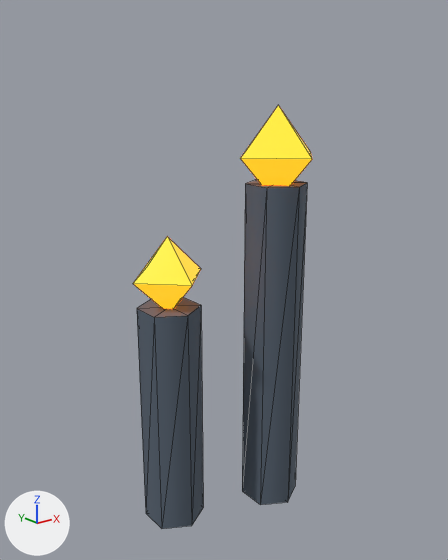
Renders of the glTF model public/assets/models/environment/graveyard/candle_cluster.glb from each side of a commit.
The view is the same before and after, from a 50 mm camera at (-0.482, -0.611, 0.562) aimed at (0.006, -0.002, 0.318). The lights are fixed; the arrows at lower left show +X, +Y and +Z. The first picture is the older version. Mesh edges are drawn as thin lines. Where no turn or scale is listed for an object, it has been applied to the vertices. Vertices at exactly the same position are counted once.
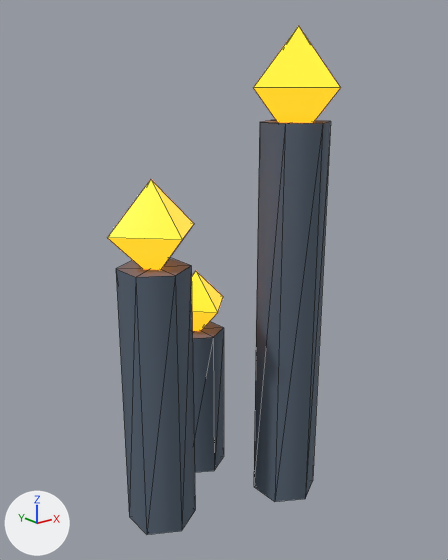
Boxes [x1, y1, x2, y2] around the edits, measured in the pictures (448 x 560 px):
'Mesh_2', moved, rescaled (18% wider, 17% taller): before [242, 180, 307, 505]; after [254, 120, 331, 502]
'Mesh_0', moved, rescaled (19% wider, 19% taller): before [137, 297, 203, 529]; after [116, 258, 195, 534]
'Mesh_3', recoloured, surface changed, reshaped, moved (22% wider, 20% taller): before [240, 105, 312, 186]; after [253, 26, 341, 123]
'Mesh_1', recoloured, surface changed, moved, rescaled (28% wider, 23% taller): before [133, 236, 201, 309]; after [107, 180, 194, 270]
'Mesh_4', added: after [193, 322, 224, 472]
'Mesh_5', added: after [192, 271, 223, 331]

Edits to the bpy script that builds the scene:
```text
Change mat_material_0:
    mat_material_0.base_color: (0.0931, 0.122, 0.162) -> (0.0931, 0.127, 0.175)  # greyish blue #566270 -> greyish blue #566474
    mat_material_0.roughness: 0.85 -> 0.82
Change mat_material_1:
    mat_material_1.base_color: (1.0, 0.402, 0.0331) -> (1.0, 0.423, 0.0331)  # orange #ffaa33 -> orange #ffae33
    mat_material_1.roughness: 0.3 -> 0.25
    mat_material_1.emission_strength: 2.0 -> 2.2
Change me_mesh_0:
    remove me_mesh_0.from_pydata(...)  # 16 vertices, 24 faces; spans x -0.035..0.035, y -0.04..0.04, z -0.15..0.15
    add me_mesh_0.from_pydata(...)  # 16 vertices, 24 faces; spans x -0.039..0.039, y -0.045..0.045, z -0.175..0.175
    me_mesh_0 part 1: the whole mesh is scaled about its middle by (1.13, 1.13, 1.17)
Change me_mesh_1:
    remove me_mesh_1.from_pydata(...)  # 6 vertices, 8 faces; spans x -0.05..0.05, y -0.05..0.05, z -0.05..0.05
    add me_mesh_1.from_pydata(...)  # 6 vertices, 8 faces; spans x -0.06..0.06, y -0.06..0.06, z -0.06..0.06
    me_mesh_1 part 2: the whole mesh is scaled about its middle by 1.2
Change me_mesh_2:
    remove me_mesh_2.from_pydata(...)  # 16 vertices, 24 faces; spans x -0.035..0.035, y -0.04..0.04, z -0.225..0.225
    add me_mesh_2.from_pydata(...)  # 16 vertices, 24 faces; spans x -0.039..0.039, y -0.045..0.045, z -0.26..0.26
    me_mesh_2 part 3: the whole mesh is scaled about its middle by (1.13, 1.13, 1.16)
Change me_mesh_3:
    remove me_mesh_3.from_pydata(...)  # 6 vertices, 8 faces; spans x -0.06..0.06, y -0.06..0.06, z -0.06..0.06
    add me_mesh_3.from_pydata(...)  # 6 vertices, 8 faces; spans x -0.07..0.07, y -0.07..0.07, z -0.07..0.07
    me_mesh_3 part 4
    me_mesh_3.vertices[0].co: (0.0, 0.0, 0.06) -> (0.0, 0.0, 0.07)  # pixel (278, 104) -> pixel (298, 25)
    me_mesh_3.vertices[1].co: (0.0, -0.06, 0.0) -> (0.0, -0.07, 0.0)  # pixel (312, 159) -> pixel (340, 87)
    me_mesh_3.vertices[2].co: (0.06, 0.0, 0.0) -> (0.07, 0.0, 0.0)  # pixel (310, 152) -> not seen
    me_mesh_3.vertices[3].co: (0.0, 0.0, -0.06) -> (0.0, 0.0, -0.07)
    me_mesh_3.vertices[4].co: (0.0, 0.06, 0.0) -> (0.0, 0.07, 0.0)  # pixel (245, 151) -> not seen
    me_mesh_3.vertices[5].co: (-0.06, 0.0, 0.0) -> (-0.07, 0.0, 0.0)  # pixel (240, 158) -> pixel (253, 87)
Add me_mesh_4:
    me_mesh_4.from_pydata([(0.0, -0.04, 0.11), (0.035, -0.02, 0.11), (0.035, 0.02, 0.11), (0.0, 0.04, 0.11), (-0.035, 0.02, 0.11), (-0.035, -0.02, 0.11), (0.0, -0.04, 0.11), (0.0, -0.04, -0.11), (0.035, -0.02, -0.11), (0.035, 0.02, -0.11), (0.0, 0.04, -0.11), (-0.035, 0.02, -0.11), (-0.035, -0.02, -0.11), (0.0, -0.04, -0.11), (0.0, 0.0, 0.11), (0.0, 0.0, -0.11)], [], [(0, 7, 1), (7, 8, 1), (1, 8, 2), (8, 9, 2), (2, 9, 3), (9, 10, 3), (3, 10, 4), (10, 11, 4), (4, 11, 5), (11, 12, 5), (5, 12, 6), (12, 13, 6), (0, 1, 14), (1, 2, 14), (2, 3, 14), (3, 4, 14), (4, 5, 14), (5, 6, 14), (8, 7, 15), (9, 8, 15), (10, 9, 15), (11, 10, 15), (12, 11, 15), (13, 12, 15)])
    me_mesh_4.materials.append(mat_material_0)  # greyish blue #566474
Change ob_mesh_0:
    ob_mesh_0.location: (-0.08, 0.0, 0.15) -> (-0.1, 0.0, 0.18)
Change ob_mesh_1:
    ob_mesh_1.location: (-0.08, 0.0, 0.34) -> (-0.1, 0.0, 0.4)
Change ob_mesh_2:
    ob_mesh_2.location: (0.06, -0.04, 0.22) -> (0.08, -0.05, 0.26)
Change ob_mesh_3:
    ob_mesh_3.location: (0.06, -0.04, 0.48) -> (0.08, -0.05, 0.56)
Add ob_mesh_5:
    ob_mesh_5 = bpy.data.objects.new('Mesh_5', me_mesh_1.copy())  # the mesh of ob_mesh_1
    ob_mesh_5.location = (0.02, 0.08, 0.26)
Add ob_mesh_4:
    ob_mesh_4 = bpy.data.objects.new('Mesh_4', me_mesh_4)
    ob_mesh_4.location = (0.02, 0.08, 0.11)
```
